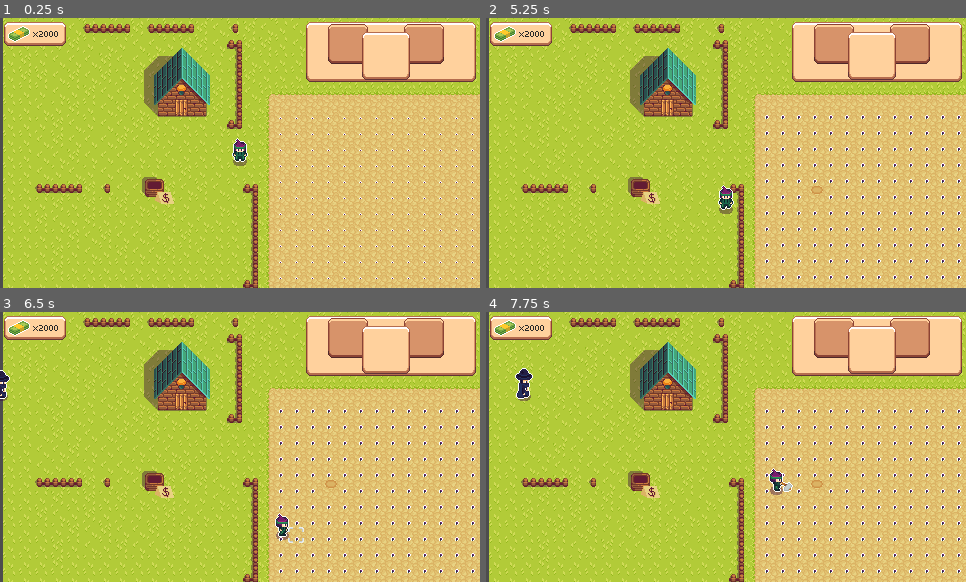
Above: before the commit, frames 1-4 (two rows, left to right).
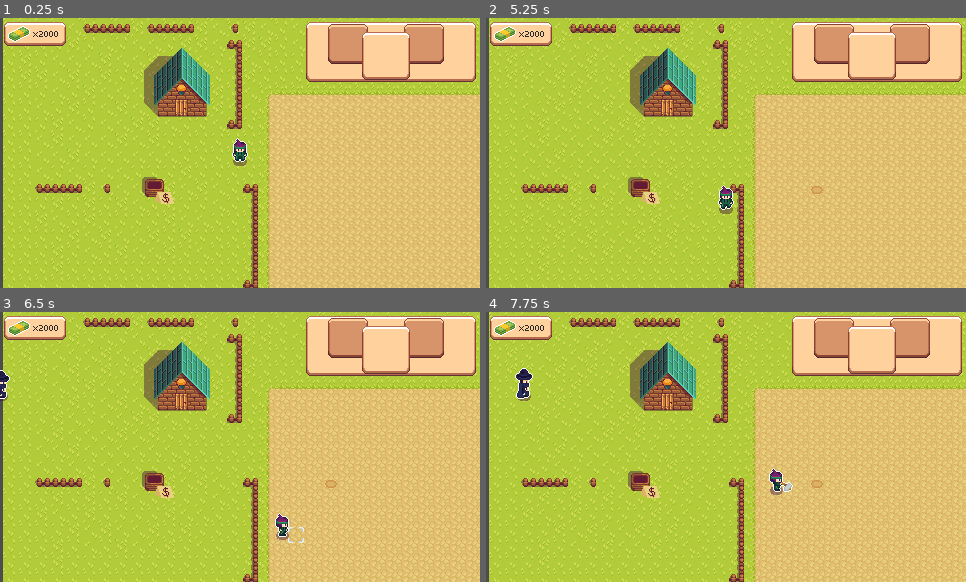
Above: after the commit, the same moments.

Repository: Jukaio/GGJ2024
Game: Godot game, scene res://scenes/entry_point.tscn
Same seed, same stepped clock (60 frames per second), same inputs: the game is played once before the commit and once after it.
Inputs:
- Up to frame 1 (0.25 s): no input
- Up to frame 2 (5.25 s): tap Enter at 0.5 s; hold D (right) 0.53-1.28 s; tap Space (interact) at 0.6, 2.85, 5.1 s; hold S (down) 1.28-2.03 s; tap E (inv_next) at 1.35, 3.6 s; hold D (right) 2.03-2.78 s; tap Q (inv_prev) at 2.1, 4.35 s; hold W (up) 2.78-3.53 s; hold A (left) 3.53-5.03 s; hold S (down) from 5.03 s (still down)
- Up to frame 3 (6.5 s): release S (down) at 5.78 s; hold D (right) from 5.78 s (still down); tap E (inv_next) at 5.85 s
- Up to frame 4 (7.75 s): release D (right) at 6.53 s; hold W (up) 6.53-7.28 s; tap Q (inv_prev) at 6.6 s; hold D (right) from 7.28 s (still down); tap Space (interact) at 7.35 s

The runs differ from the first frame. In frame 1, 0.4% of the frame differs, in the area x 58-99%, y 36-97%; in frame 2, 1.4%, in the area x 58-99%, y 35-97%; in frame 3, 1.4%; in frame 4, 1.4%.

Commit message:
Fix

Diff:
--- a/scripts/crops_grid.gd
+++ b/scripts/crops_grid.gd
@@ -43,6 +43,7 @@
 		for col in range(NumRows):
 			var newobj = MushroomPrefab1.instantiate() as Plant
 			add_child(newobj)
+			newobj.visible = false
 			newobj.TimeForStateIncrease = grow_time
 			newobj.set_growth_state(0)
 			newobj.position = Vector2(WidthPixels * col, HeightPixels * row)
